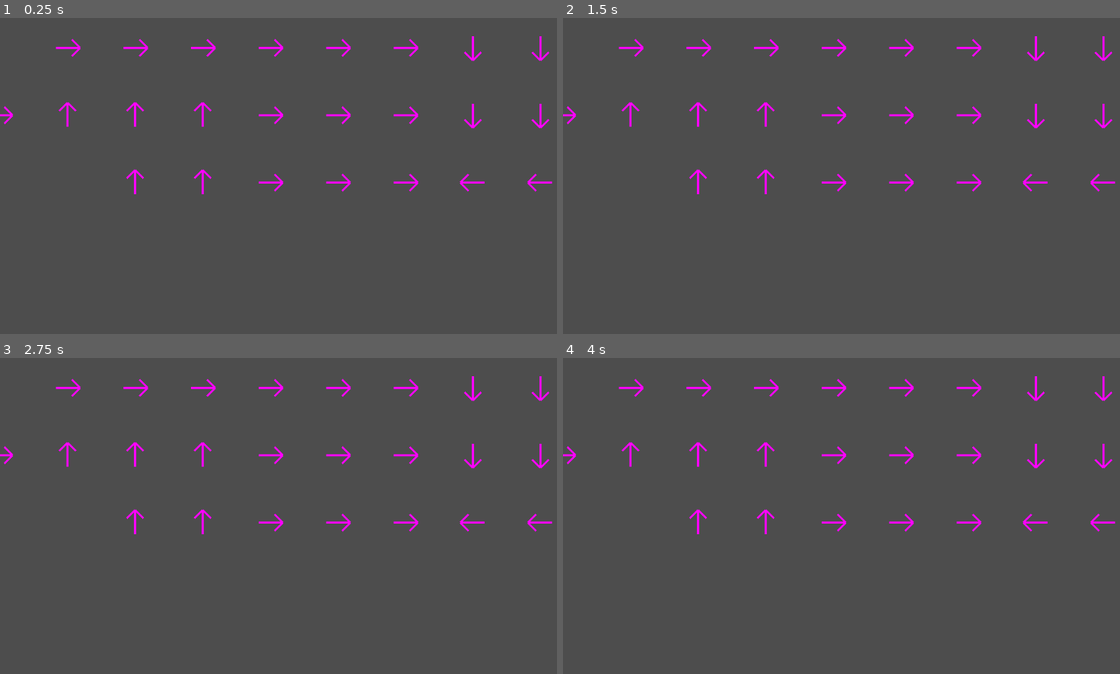
Above: before the commit, frames 1-4 (two rows, left to right).
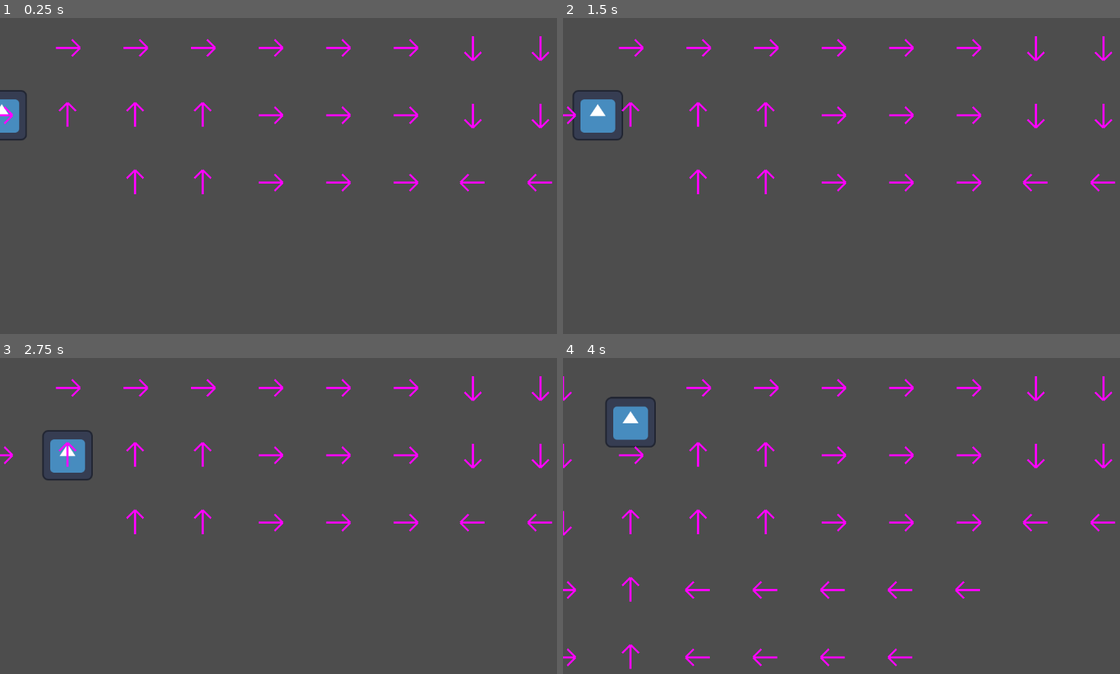
Above: after the commit, the same moments.

Repository: blueegreen/capman
Game: Godot game, scene res://boundary_objects/test_level_1.tscn
Same seed, same stepped clock (60 frames per second), same inputs: the game is played once before the commit and once after it. This scene is started directly instead of the project's main scene. The engine's default icon, where the game draws it, is replaced by a stand-in: a white triangle on a blue panel in a dark square.
Inputs (mouse positions are in pixels of both pictures, inside the frame that each line leads up to):
- Up to frame 1 (0.25 s): no input
- Up to frame 2 (1.5 s): move the mouse to (596, 147) at 0.52 s; click (596, 147) at 0.6 s; move the mouse to (596, 81) at 1.27 s; click (596, 81) at 1.35 s
- Up to frame 3 (2.75 s): move the mouse to (33, 421) at 2.02 s; click (33, 421) at 2.1 s
- Up to frame 4 (4 s): move the mouse to (663, 421) at 2.77 s; click (663, 421) at 2.85 s; move the mouse to (663, 421) at 3.52 s; click (663, 421) at 3.6 s

The runs differ from the first frame. In frame 1, 0.4% of the frame differs, in the area x 0-5%, y 22-39%; in frame 2, 0.8%; in frame 3, 0.8%; in frame 4, 2.0%, in the area x 0-75%, y 5-99%.

Commit message:
basic_enemy implement

Diff:
--- a/boundary_objects/test_level_1.tscn
+++ b/boundary_objects/test_level_1.tscn
@@ -1,8 +1,9 @@
-[gd_scene load_steps=4 format=3 uid="uid://yumpfuotfh5h"]
+[gd_scene load_steps=5 format=3 uid="uid://yumpfuotfh5h"]
 
 [ext_resource type="PackedScene" uid="uid://cnr625oysfmyj" path="res://boundary_objects/double_anchor_wall.tscn" id="1_5qomb"]
 [ext_resource type="PackedScene" uid="uid://cbm00s6fateus" path="res://boundary_objects/single_anchor_wall.tscn" id="2_airv1"]
 [ext_resource type="PackedScene" uid="uid://ck5d81ekfneit" path="res://enemies/pathfinder.tscn" id="3_2xjhj"]
+[ext_resource type="PackedScene" uid="uid://lyj2ofbuus5i" path="res://enemies/enemy_basic.tscn" id="4_a8scm"]
 
 [node name="test_level_1" type="Node2D"]
 
@@ -102,3 +103,6 @@
 
 [node name="pathfinder" parent="." instance=ExtResource("3_2xjhj")]
 position = Vector2(896, 320)
+
+[node name="enemy_basic" parent="." instance=ExtResource("4_a8scm")]
+position = Vector2(0, 192)
--- /dev/null
+++ b/enemies/enemy_basic.gd
@@ -0,0 +1,45 @@
+extends Area2D
+
+@onready var forward_cast = $forward_cast
+@onready var left_cast = $left_cast
+@onready var right_cast = $right_cast
+@onready var back_cast = $back_cast
+
+var speed := 50.0
+var direction := Vector2.RIGHT
+var next_direction : Vector2
+var tile_size = 128
+
+var stopped = false
+
+func _process(_delta):
+	if next_direction == Vector2.ZERO:
+		if find_next_direction():
+			start_next_move()
+
+func move():
+	var end_pos = global_position + direction * tile_size
+	var move_tween = create_tween()
+	move_tween.tween_property(self, "global_position", end_pos, tile_size / speed)
+	move_tween.tween_callback(start_next_move)
+
+func start_next_move():
+	find_next_direction()
+	if next_direction != Vector2.ZERO:
+		direction = next_direction
+		move()
+	pass
+
+func find_next_direction():
+	var tile_count = get_overlapping_areas().size()
+	if tile_count == 0:
+		next_direction = Vector2.ZERO
+		return false
+	var tile = get_overlapping_areas()[tile_count - 1]
+	if tile.is_in_group("tile"):
+		var angle = tile.rotation + PI
+		next_direction = Vector2(cos(angle), sin(angle)).normalized()
+		return true
+	else:
+		next_direction = Vector2.ZERO
+		return false
--- /dev/null
+++ b/enemies/enemy_basic.tscn
@@ -0,0 +1,41 @@
+[gd_scene load_steps=4 format=3 uid="uid://lyj2ofbuus5i"]
+
+[ext_resource type="Script" path="res://enemies/enemy_basic.gd" id="1_hprcr"]
+[ext_resource type="Texture2D" uid="uid://dmkpq8lyvismj" path="res://icon.svg" id="2_jss6k"]
+
+[sub_resource type="RectangleShape2D" id="RectangleShape2D_kqx4g"]
+size = Vector2(96, 96)
+
+[node name="enemy_basic" type="Area2D"]
+collision_layer = 2
+collision_mask = 16
+script = ExtResource("1_hprcr")
+
+[node name="CollisionShape2D" type="CollisionShape2D" parent="."]
+shape = SubResource("RectangleShape2D_kqx4g")
+
+[node name="forward_cast" type="RayCast2D" parent="."]
+target_position = Vector2(128, 0)
+collide_with_areas = true
+collide_with_bodies = false
+
+[node name="left_cast" type="RayCast2D" parent="."]
+target_position = Vector2(0, -128)
+collide_with_areas = true
+collide_with_bodies = false
+
+[node name="right_cast" type="RayCast2D" parent="."]
+target_position = Vector2(0, 128)
+collide_with_areas = true
+collide_with_bodies = false
+
+[node name="back_cast" type="RayCast2D" parent="."]
+target_position = Vector2(-128, 0)
+collide_with_areas = true
+collide_with_bodies = false
+
+[node name="Sprite2D" type="Sprite2D" parent="."]
+scale = Vector2(0.75, 0.75)
+texture = ExtResource("2_jss6k")
+
+[connection signal="area_entered" from="." to="." method="_on_area_entered"]
--- a/enemies/pathfinder.gd
+++ b/enemies/pathfinder.gd
@@ -3,7 +3,20 @@
 @export var max_tile_count = 100
 
 func _ready():
+	start()
+
+func start():
 	var new_tile = preload("res://enemies/pathfinder_tile.tscn").instantiate()
 	new_tile.global_position = global_position
 	add_child(new_tile)
 	new_tile.start()
+
+func reset():
+	for child in get_children():
+		if child is Timer:
+			continue
+		child.queue_free()
+	start()
+
+func _on_timer_timeout():
+	reset()
--- a/enemies/pathfinder.tscn
+++ b/enemies/pathfinder.tscn
@@ -4,3 +4,9 @@
 
 [node name="pathfinder" type="Node2D"]
 script = ExtResource("1_32ndp")
+
+[node name="Timer" type="Timer" parent="."]
+wait_time = 3.0
+autostart = true
+
+[connection signal="timeout" from="Timer" to="." method="_on_timer_timeout"]
--- a/player/game.tscn
+++ b/player/game.tscn
@@ -14,9 +14,10 @@
 position = Vector2(0, 24)
 
 [node name="food2" parent="." groups=["food"] instance=ExtResource("2_txs2e")]
-position = Vector2(0, -59)
+position = Vector2(0, -56)
 
 [node name="food3" parent="." groups=["food"] instance=ExtResource("2_txs2e")]
 position = Vector2(0, -38)
 
 [node name="Camera2D" type="Camera2D" parent="."]
+zoom = Vector2(4, 4)
